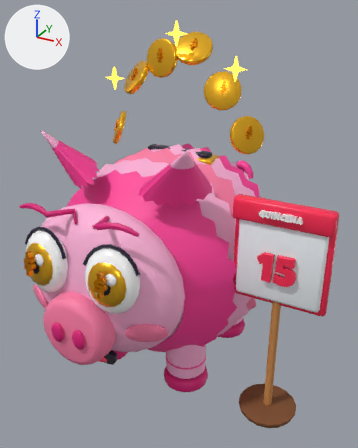
One commit to the FBX model art/export/creatures/cochinito_quincena.fbx: the scene before it, then after it.
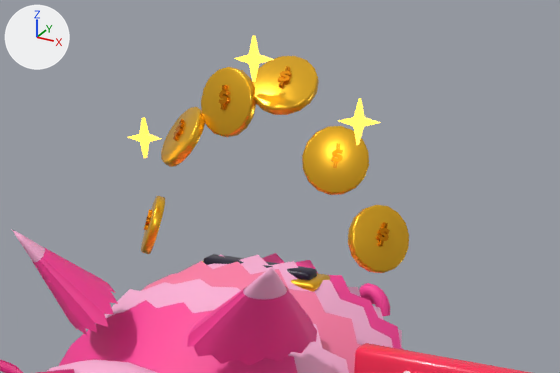
There are two pictures of each version: one whole from a 50 mm lens placed at (2.63, -5.63, 4.54), pointed at (-0.3, -0.29, 1.87), one close up on the part from 9% to 98% of the width and 0% to 47% of the height. Arrows for +X, +Y and +Z are at upper left; the lights stay in place. The first two pictures are the older version. Vertices at exactly the same position are counted once.

In view in the first close-up: 'cochinito_quincena', 'cochinito_quincena_Neon'.
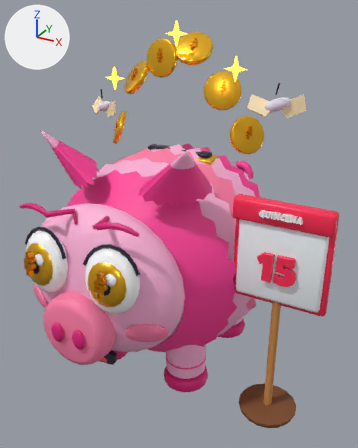
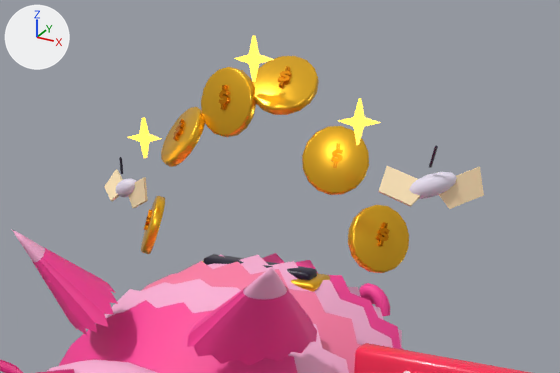
The newer file is also turned or shifted as a whole; pictures and numbers use the older file's frame.

Where the change shows, as pixel boxes (x1, y1, x2, y2) in the close-ups (560 x 373 px):
part 1 of me_cochinito_quincena, added: after (409, 172, 457, 199)
part 2 of me_cochinito_quincena, added: after (116, 178, 136, 197)
part 3 of me_cochinito_quincena, added: after (105, 146, 484, 209)

The edits, one by one:
me_cochinito_quincena is used by ob_cochinito_quincena; location (0.0, 0.0, 0.0).
me_cochinito_quincena had 8725 vertices, 9506 faces and spanned x -1.85..1.85, y -2.49..2.49, z 0.0..4.25.
me_cochinito_quincena now has 8877 vertices, 9662 faces and spans x -1.99..1.85, y -2.49..2.49, z 0.0..4.25.
me_cochinito_quincena part 1: the loose piece of 52 vertices spanning x 0.02..0.14, y -2.37..-2.31, z 2.09..2.22 is copied, and the copy is multiplied about its middle by the matrix ((0.3, -5.363, 0.192), (0.095, -1.836, 1.193), (1.235, -1.928, 0.214)), then moved by (0.84, 2.04, 1.4); it spans x 0.78..1.06, y -0.38..-0.22, z 3.47..3.63.
me_cochinito_quincena part 2: the loose piece of 52 vertices spanning x -0.86..-0.74, y -2.39..-2.33, z 2.09..2.22 is copied, and the copy is multiplied about its middle by the matrix ((-0.933, -5.012, 0.979), (0.449, 2.457, 0.707), (0.744, -2.166, 0.214)), then moved by (-0.88, 2.41, 1.1); it spans x -1.82..-1.54, y -0.04..0.14, z 3.17..3.33.
Part 3, on me_cochinito_quincena:
40 vertices are added at x -1.99..1.22, y -0.44..0.24, z 3.11..3.68.
8 new vertices lie (0.05, -0.07, 0.13) away from vertices in x -1.69..0.93, y -0.36..0.01, z 3.36..3.68.
36 new faces join them.
